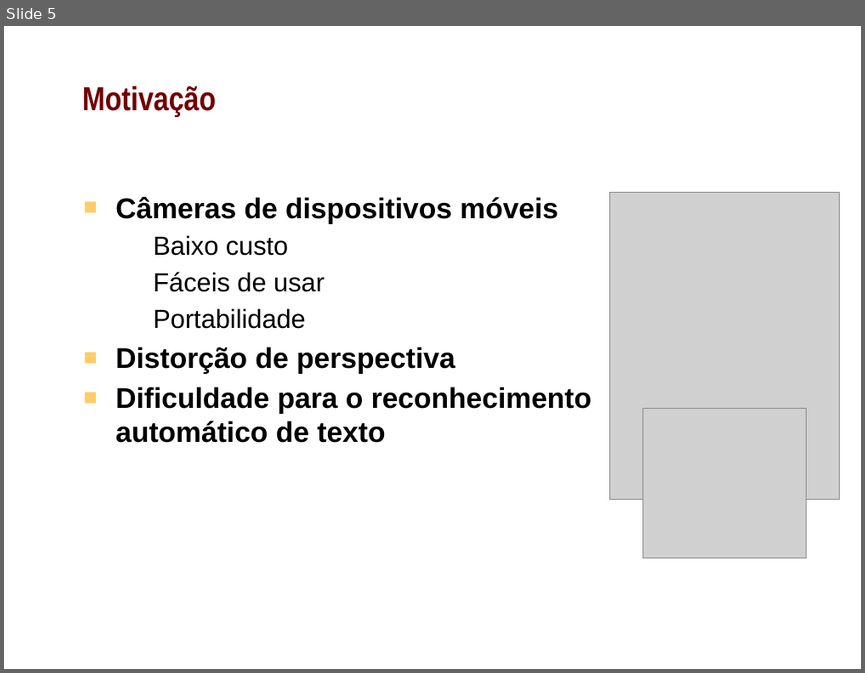
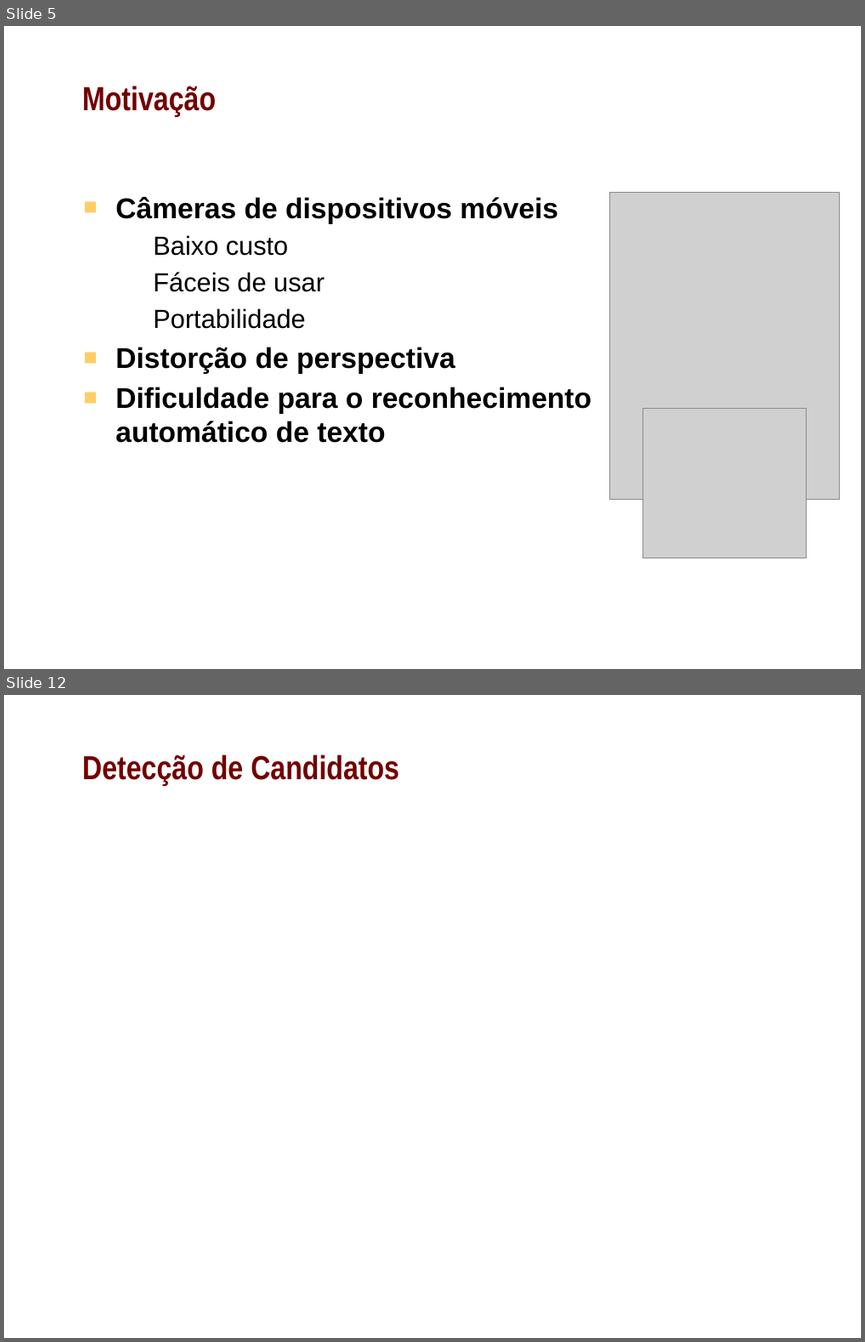
Before and after one commit to shannonyu/perspective-rectification, a slide deck: doc/pres.pptx. Shown one above the other, each under a label of ours: slide 5 before the commit, slides 5 and 12 after it; the slides between them are not shown. The pictures are 865x673 and 865x1342 pixels, drawn with LibreOffice and Linux fonts; fonts in the diff are those of the drawing; grey boxes stand for pictures; background and template pictures are left out. Boxes give left, top, right and bottom in pixels: in the first picture for what was removed or moved away, otherwise in the second. Text is boxed around its words. In the diff, an @@ line names an element or a change of style, - is before the commit and + after.

```diff
--- a/doc/pres.pptx
+++ b/doc/pres.pptx
@@ slide 12 added at bbox=[4, 695, 861, 1338], background picture (left out) @@
@@ title added at bbox=[82, 755, 399, 785], 28 pt, text #720000, bold @@
+Detecção de Candidatos
```
Also in this commit, not shown: 2 slides changed, 10 other slides added, 2 slides removed.
